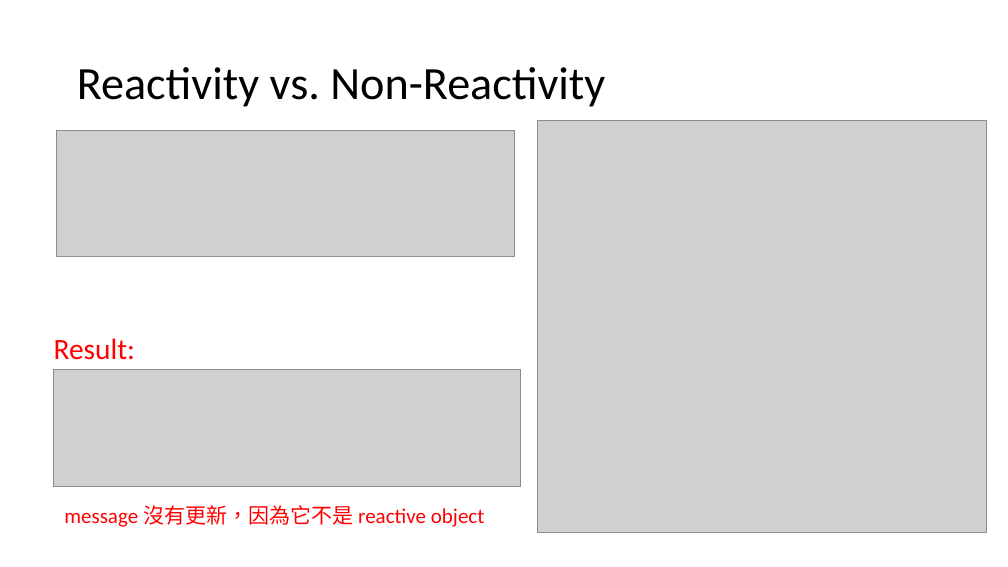
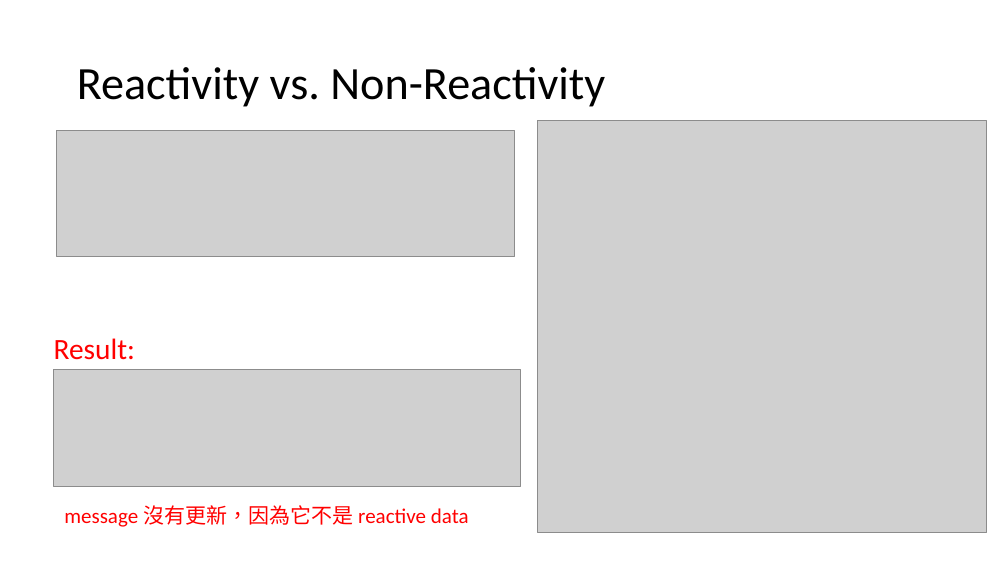
Before and after one commit to michael-ouyang-projects/vue3-practice, a slide deck: slide 26 of VUE3.pptx. Drawn at 1008x567 pixels with LibreOffice and Linux fonts; fonts in the diff are those of the drawing; grey boxes stand for pictures. Boxes give left, top, right and bottom in pixels: in the first picture for what was removed or moved away, otherwise in the second. Text is boxed around its words. In the diff, an @@ line names an element or a change of style, - is before the commit and + after.

```diff
--- a/VUE3.pptx
+++ b/VUE3.pptx
@@ text at [64,505,469,527]: text changed @@
-message 沒有更新，因為它不是 reactive object
+message 沒有更新，因為它不是 reactive data
```
Also in this commit, not shown: 10 other slides changed, 4 slides added.
